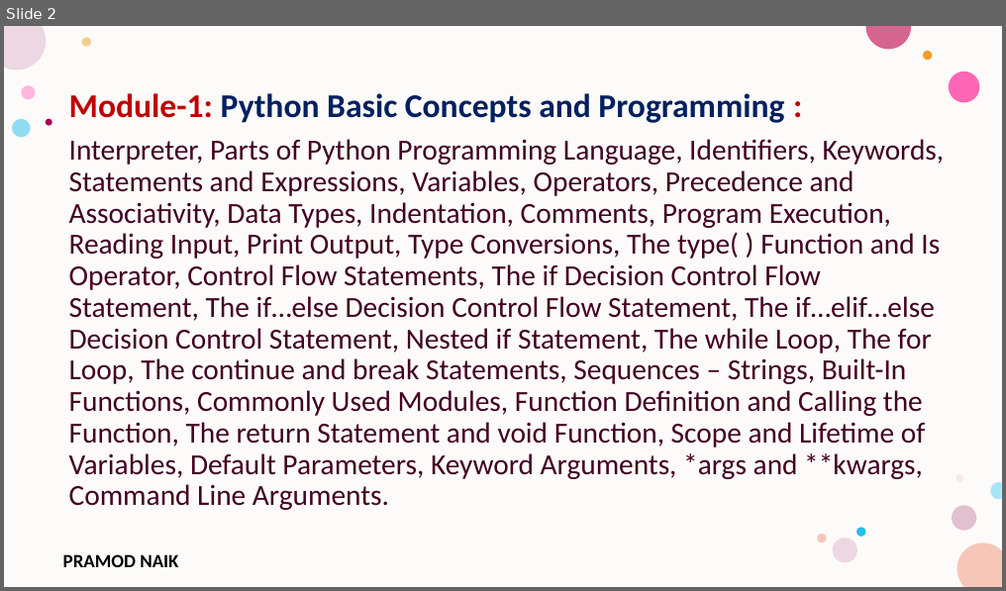
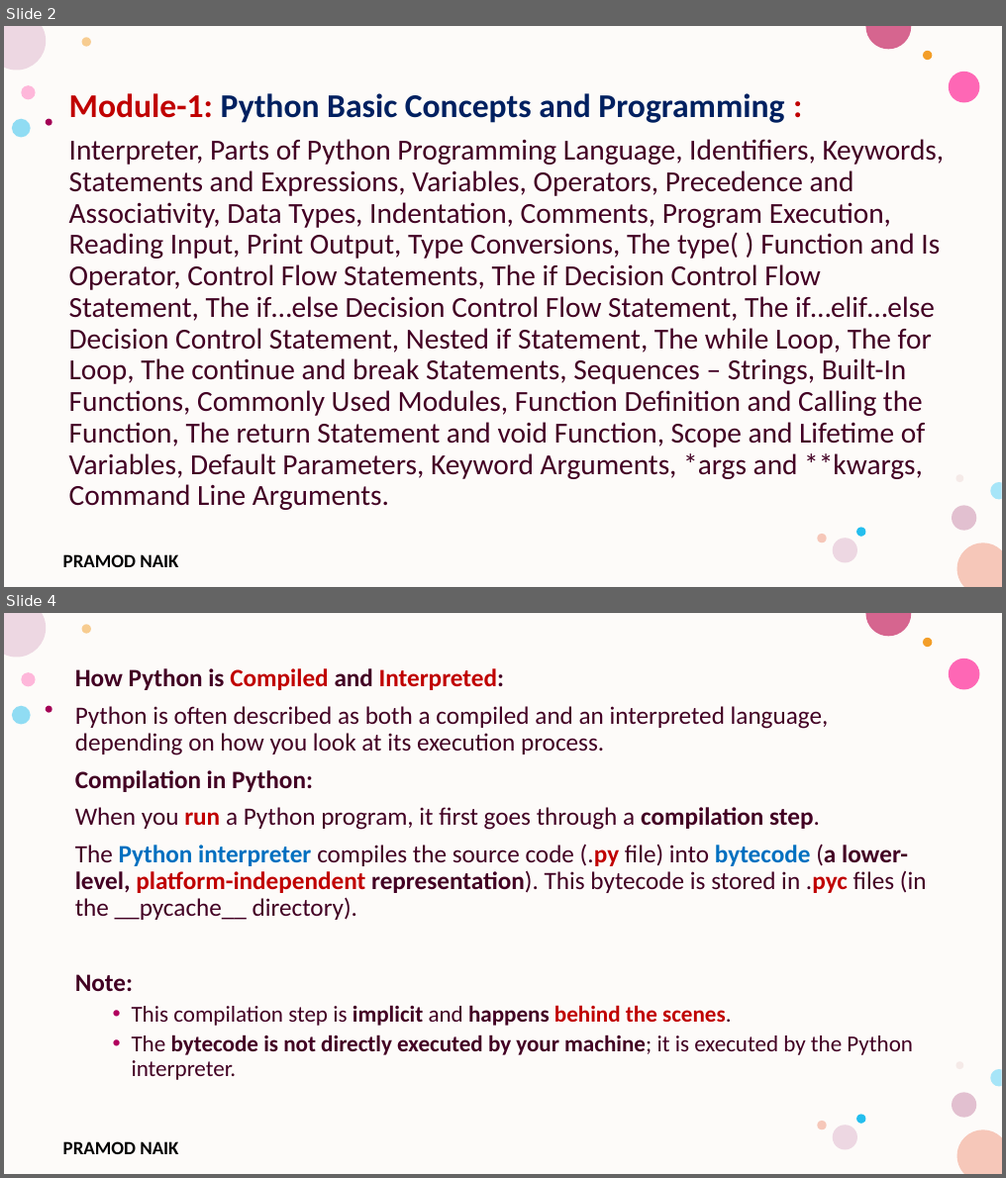
Before and after one commit to PRAMOD-VISHNU-NAIK/MCA-4th-Sem-Python-Shridevi-College, a slide deck: Theory Class-Notes/Module-1 Python Basic Concepts and Programming.pptx. Shown one above the other, each under a label of ours: slide 2 before the commit, slides 2 and 4 after it; the slides between them are not shown. The pictures are 1006x591 and 1006x1178 pixels, drawn with LibreOffice and Linux fonts; fonts in the diff are those of the drawing; background and template pictures are left out. Boxes give left, top, right and bottom in pixels: in the first picture for what was removed or moved away, otherwise in the second. Text is boxed around its words. In the diff, an @@ line names an element or a change of style, - is before the commit and + after.

```diff
--- a/Theory Class-Notes/Module-1 Python Basic Concepts and Programming.pptx
+++ b/Theory Class-Notes/Module-1 Python Basic Concepts and Programming.pptx
@@ slide 4 added at <box>4,613,1002,1174</box>, background #FFFFFF; not listed: 17 template elements that a slide beside it also shows @@
@@ text added at <box>75,668,927,1080</box>, 24 pt, text #420023 @@
+How Python is Compiled and Interpreted:
+Python is often described as both a compiled and an interpreted language, depending on how you look at its execution process.
+Compilation in Python:
+When you run a Python program, it first goes through a compilation step.
+The Python interpreter compiles the source code (.py file) into bytecode (a lower-level, platform-independent representation). This bytecode is stored in .pyc files (in the __pycache__ directory).
+Note:
+  • This compilation step is implicit and happens behind the scenes.
+  • The bytecode is not directly executed by your machine; it is executed by the Python interpreter.
```
Also in this commit, not shown: 16 other slides added.
